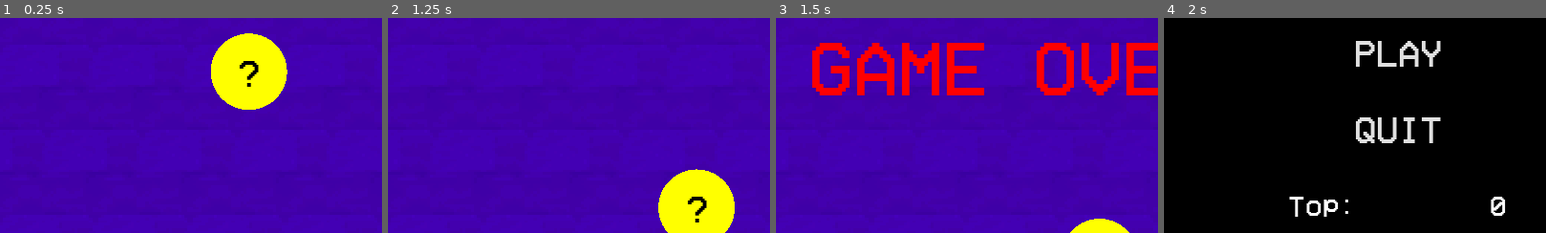
Above: before the commit, frames 1-4 (left to right).
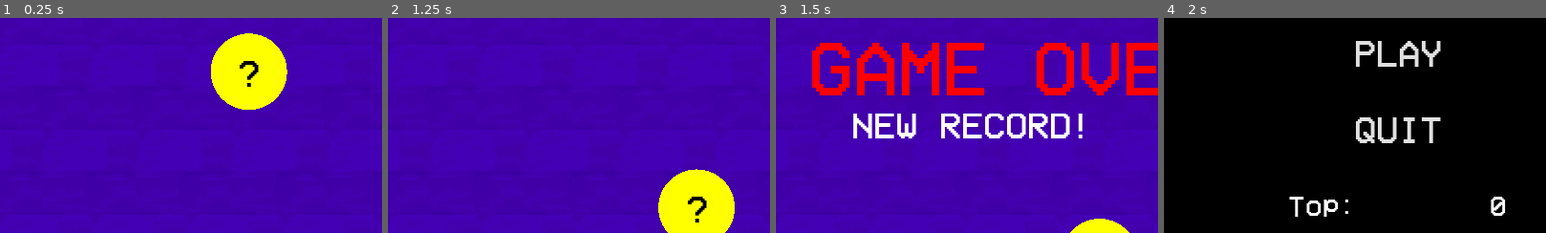
Above: after the commit, the same moments.

Repository: ungabdaniela/ping-blast-master
Game: Godot game, scene res://scenes/Game.tscn
Same seed, same stepped clock (60 frames per second), same inputs: the game is played once before the commit and once after it. This scene is started directly instead of the project's main scene. Sound files missing from this copy of the repository are replaced by a short silence.
Inputs (mouse positions are % of the whole screen's width and height, from its top left):
- Up to frame 1 (0.25 s): no input
- Up to frame 2 (1.25 s): move the mouse to (72, 45) at 0.52 s; press the mouse at (72, 45) at 0.53 s
- Up to frame 3 (1.5 s): move the mouse to (30, 55) at 1.27 s; release the mouse at (30, 55) at 1.28 s; click (30, 55) at 1.35 s
- Up to frame 4 (2 s): no input
The pictures show only the part of the screen within x 19-69%, y 33-83%; the shares and areas given below are measured in that part.

Frames 1-2 are identical in both runs. In frame 3, 3.1% of the frame differs, in the area x 20-81%, y 44-56%; in frame 4, nothing differs.

Commit message:
fixed leaderboard

Diff:
--- a/scripts/Game.gd
+++ b/scripts/Game.gd
@@ -54,12 +54,12 @@
 	$GameOverSound.play() #Le son de game over se joue
 	$CanvasLayer/HUD/GameOverLabel.show() #Le texte "GAME OVER" s'affiche
 	#Si meilleur score
-	if $CanvasLayer/HUD.score > Global.highscore:
-		$NewHighScoreSound.play() #Joue le son du High Score
-		$CanvasLayer/HUD/NewHighScoreLabel.show() #Le texte "Nouveau Record !" s'affiche
-		save_highscore() #Sauvegarde le record
-		if Global.leaderboard_enabled:
-			SilentWolf.Scores.persist_score(Global.player_name, $CanvasLayer/HUD.get_score()) #Inscrit votre record dans les classements
+	#if $CanvasLayer/HUD.score > G#lobal.highscore:
+	$NewHighScoreSound.play() #Joue le son du High Score
+	$CanvasLayer/HUD/NewHighScoreLabel.show() #Le texte "Nouveau Record !" s'affiche
+	save_highscore() #Sauvegarde le record
+	if Global.leaderboard_enabled:
+		SilentWolf.Scores.persist_score(Global.player_name, $CanvasLayer/HUD.get_score()) #Inscrit votre record dans les classements
 
 #HOLY SHIT! C'est bordelique!
 #Spawn deux petites balles
--- a/scripts/ScoresManager.gd
+++ b/scripts/ScoresManager.gd
@@ -1,6 +1,6 @@
 extends Node
 
-var scores_file = "user://leaderboard.json"
+var scores_file = "user://leaderboards.json"
 var max_scores = 10
 
 # Structure of the leaderboard data:
